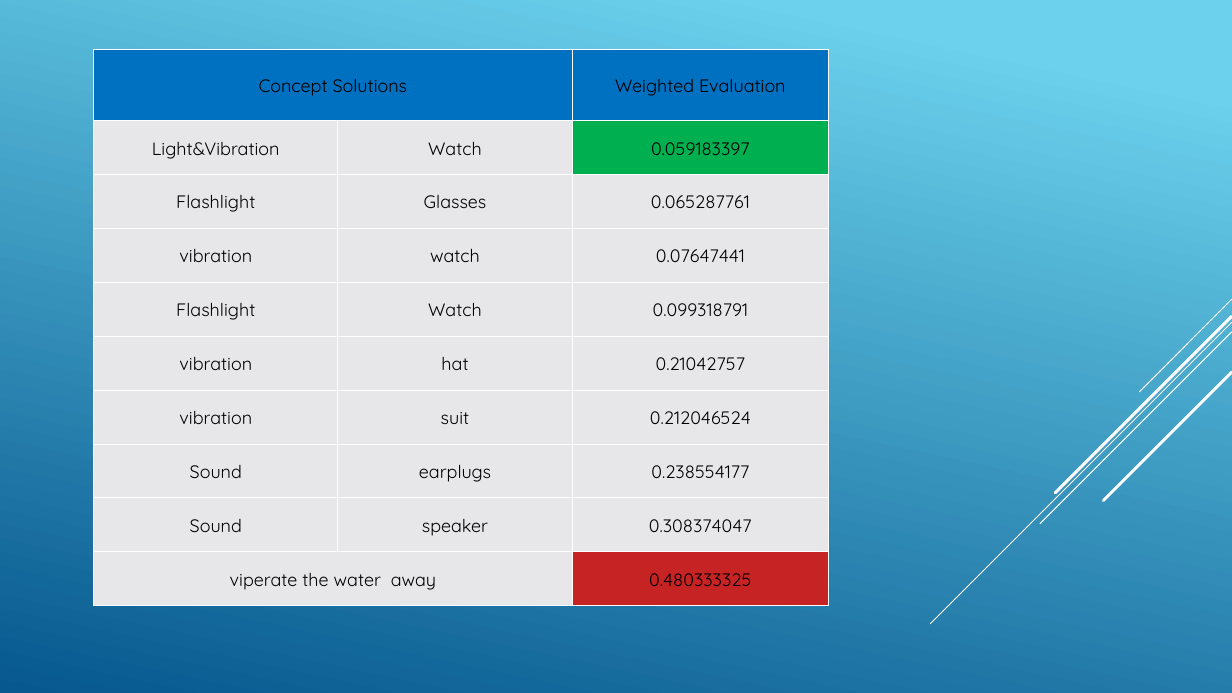
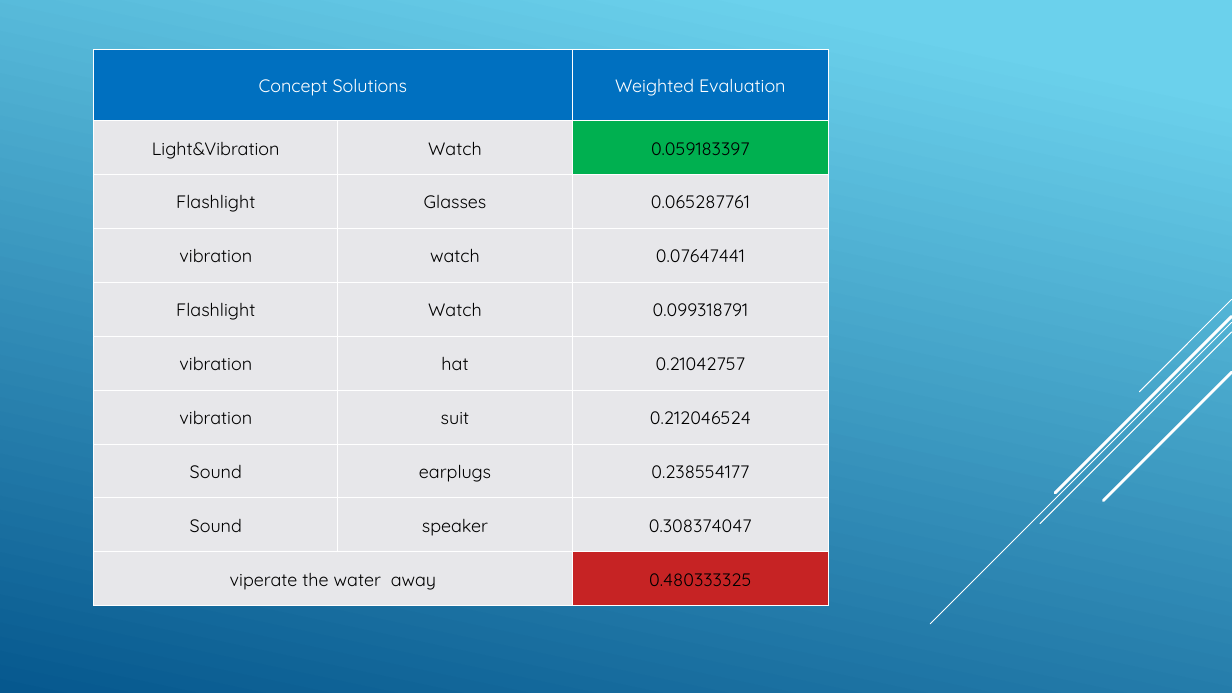
Before and after one commit to USNMasterEmSys2018/System-Engineering, a slide deck: slide 25 of S.A.V.E/Security Application Via Engineering.pptx (slide 23 before the commit). Drawn at 1232x693 pixels with LibreOffice and Linux fonts; fonts in the diff are those of the drawing. Boxes give left, top, right and bottom in pixels: in the first picture for what was removed or moved away, otherwise in the second. Text is boxed around its words. In the diff, an @@ line names an element or a change of style, - is before the commit and + after.

```diff
--- a/S.A.V.E/Security Application Via Engineering.pptx
+++ b/S.A.V.E/Security Application Via Engineering.pptx
@@ table at [94, 50, 830, 606] @@
@@ text colour #000000 to #FFFFFF in "Concept Solutions", "Weighted Evaluation" @@
```
Also in this commit, not shown: 2 other slides changed, 2 slides added.
